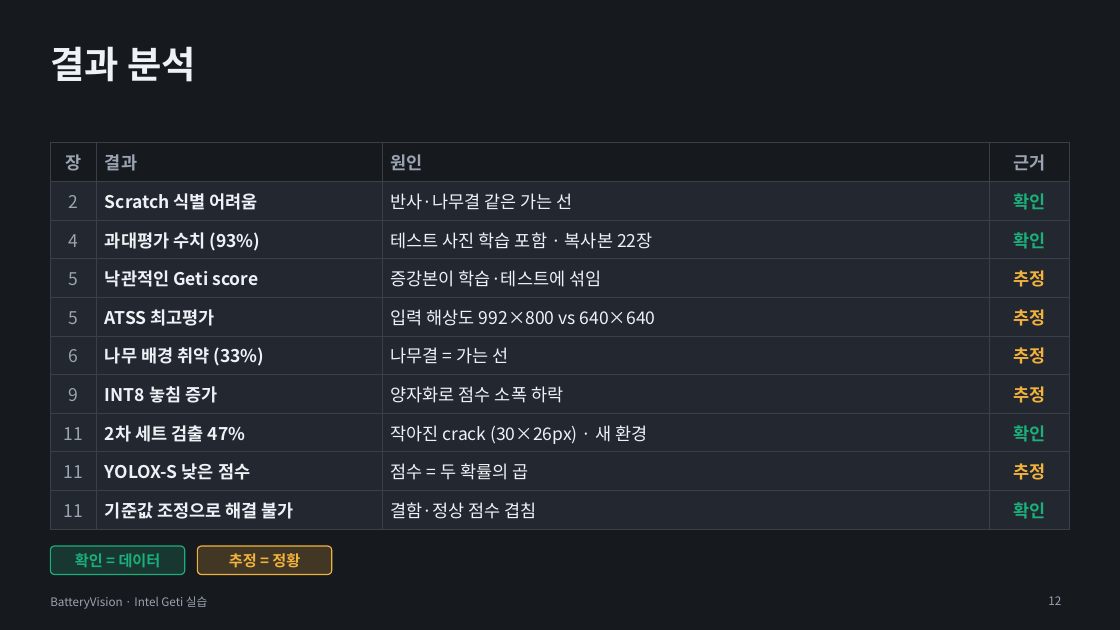
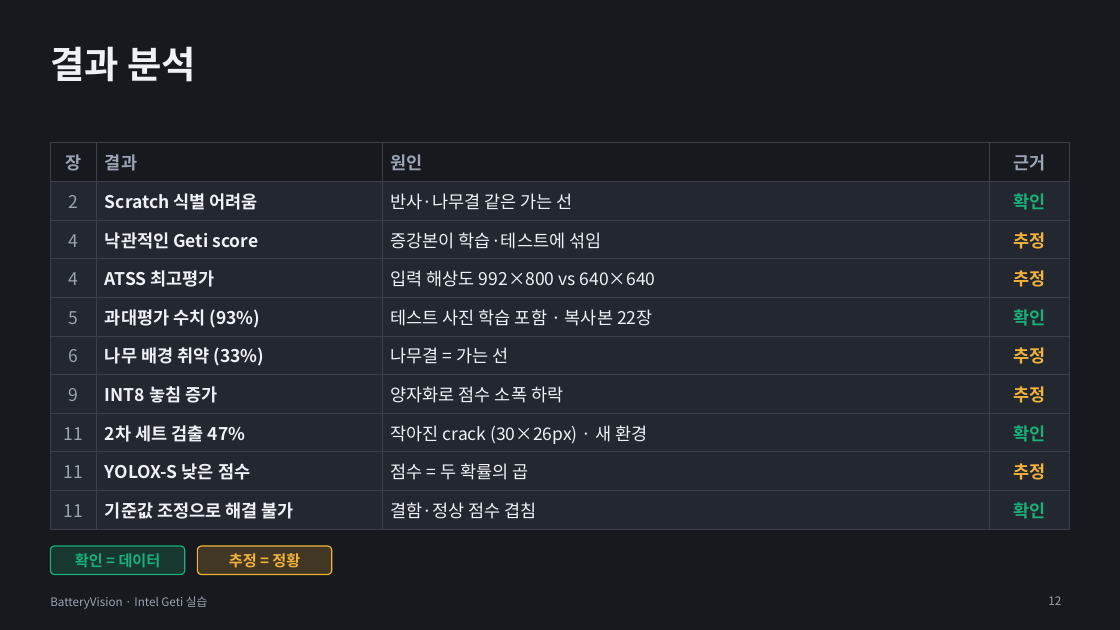
Before and after one commit to se4nchoi/batteryvision, a slide deck: slide 12 of docs/submission/BatteryVision_발표.pptx. Drawn at 1120x630 pixels with LibreOffice and Linux fonts; fonts in the diff are those of the drawing. Boxes give left, top, right and bottom in pixels: in the first picture for what was removed or moved away, otherwise in the second. Text is boxed around its words. In the diff, an @@ line names an element or a change of style, - is before the commit and + after.

```diff
--- a/docs/submission/BatteryVision_발표.pptx
+++ b/docs/submission/BatteryVision_발표.pptx
@@ table at (x1=50, y1=143, x2=1070, y2=523) @@
-row 3: 4 | 과대평가 수치 (93%) | 테스트 사진 학습 포함 · 복사본 22장 | 확인
+row 3: 4 | 낙관적인 Geti score | 증강본이 학습·테스트에 섞임 | 추정
-row 4: 5 | 낙관적인 Geti score | 증강본이 학습·테스트에 섞임 | 추정
+row 4: 4 | ATSS 최고평가 | 입력 해상도 992×800 vs 640×640 | 추정
-row 5: 5 | ATSS 최고평가 | 입력 해상도 992×800 vs 640×640 | 추정
+row 5: 5 | 과대평가 수치 (93%) | 테스트 사진 학습 포함 · 복사본 22장 | 확인
```
Also in this commit, not shown: 1 other slide changed, 1 other file.
